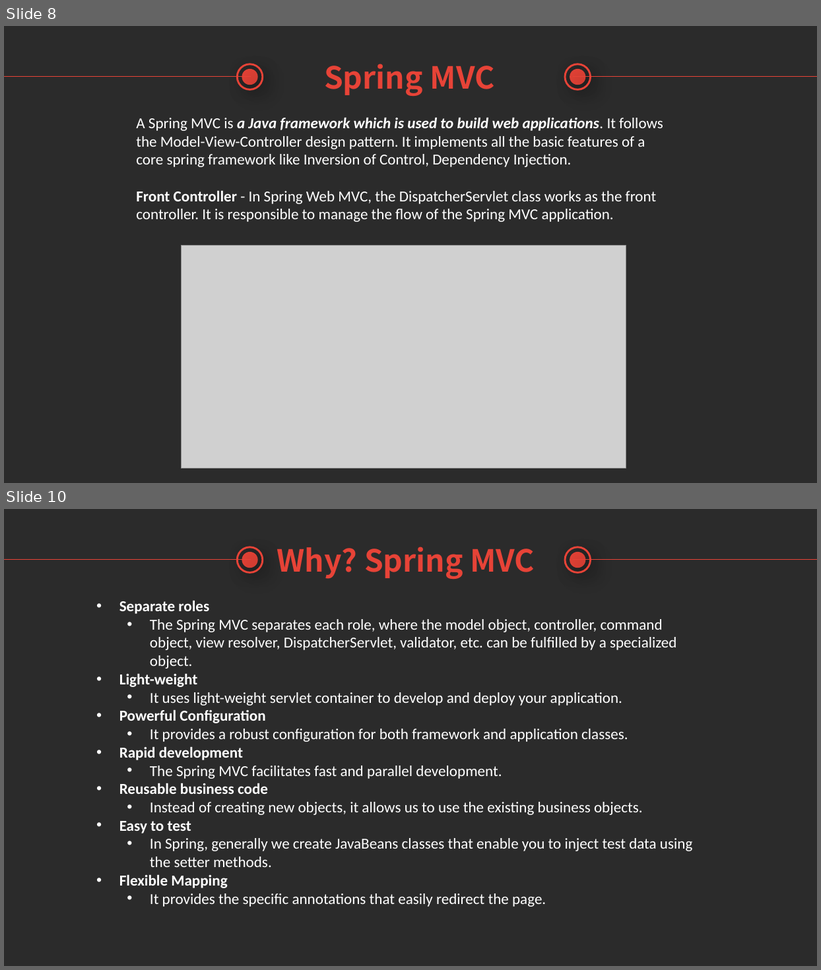
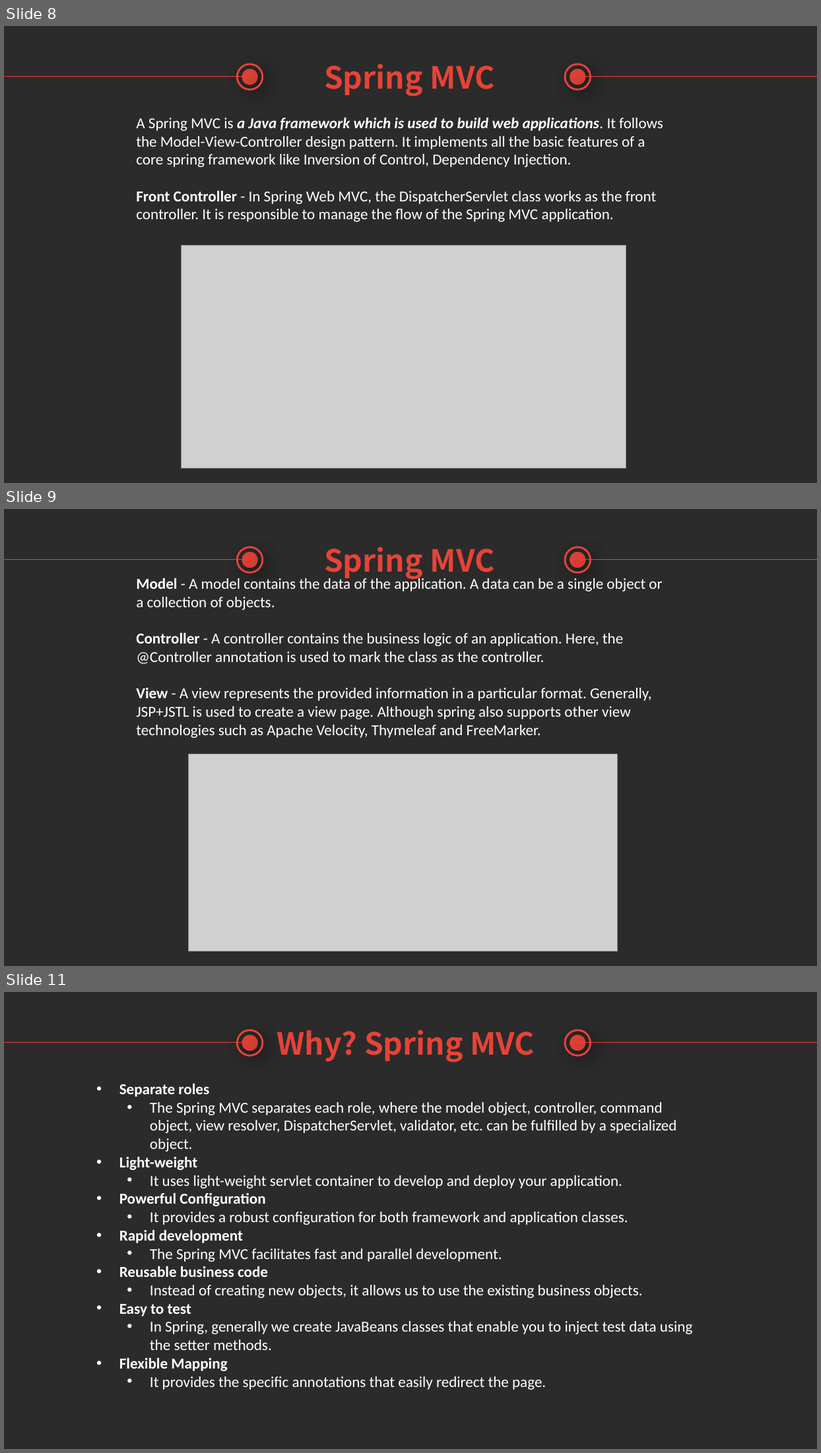
Before and after one commit to TsubasaEX/SampleSpringMVC, a slide deck: Introduction of Spring MVC.pptx. Shown one above the other, each under a label of ours: slides 8 and 10 before the commit, slides 8, 9 and 11 after it; the slides between them are not shown. The pictures are 821x970 and 821x1453 pixels, drawn with LibreOffice and Linux fonts; fonts in the diff are those of the drawing; grey boxes stand for pictures; background and template pictures are left out; a plain dark background stands for a picture behind light text. Boxes give left, top, right and bottom in pixels: in the first picture for what was removed or moved away, otherwise in the second. Text is boxed around its words. In the diff, an @@ line names an element or a change of style, - is before the commit and + after.

```diff
--- a/Introduction of Spring MVC.pptx
+++ b/Introduction of Spring MVC.pptx
@@ slide 9 added at (4,509,817,966), background picture (left out) @@
@@ ellipse added at (237,547,263,573), outline #E74337 2.25 pt @@
@@ text added at (324,547,495,580), 36 pt, text #E74337, bold @@
+Spring MVC
@@ ellipse added at (565,547,591,573), outline #E74337 2.25 pt @@
@@ line added from (4, 560) to (250, 560), #E74337 0.75 pt @@
@@ ellipse added at (243,553,257,567), fill #E74337, outline #E74337 2.25 pt @@
@@ ellipse added at (571,553,585,567), fill #E74337, outline #E74337 2.25 pt @@
@@ line added from (573, 560) to (817, 560), #E74337 0.75 pt @@
@@ text added at (136,576,662,738), 18 pt, text #FFFFFF @@
+Model - A model contains the data of the application. A data can be a single object or a collection of objects.
+Controller - A controller contains the business logic of an application. Here, the @Controller annotation is used to mark the class as the controller.
+View - A view represents the provided information in a particular format. Generally, JSP+JSTL is used to create a view page. Although spring also supports other view technologies such as Apache Velocity, Thymeleaf and FreeMarker.
@@ picture added at (189,755,618,951) @@
@@ what was slide 10 is now slide 11 @@
```
Also in this commit, not shown: 1 slide changed, 2 other slides added, 11 slides removed, 4 other files.
